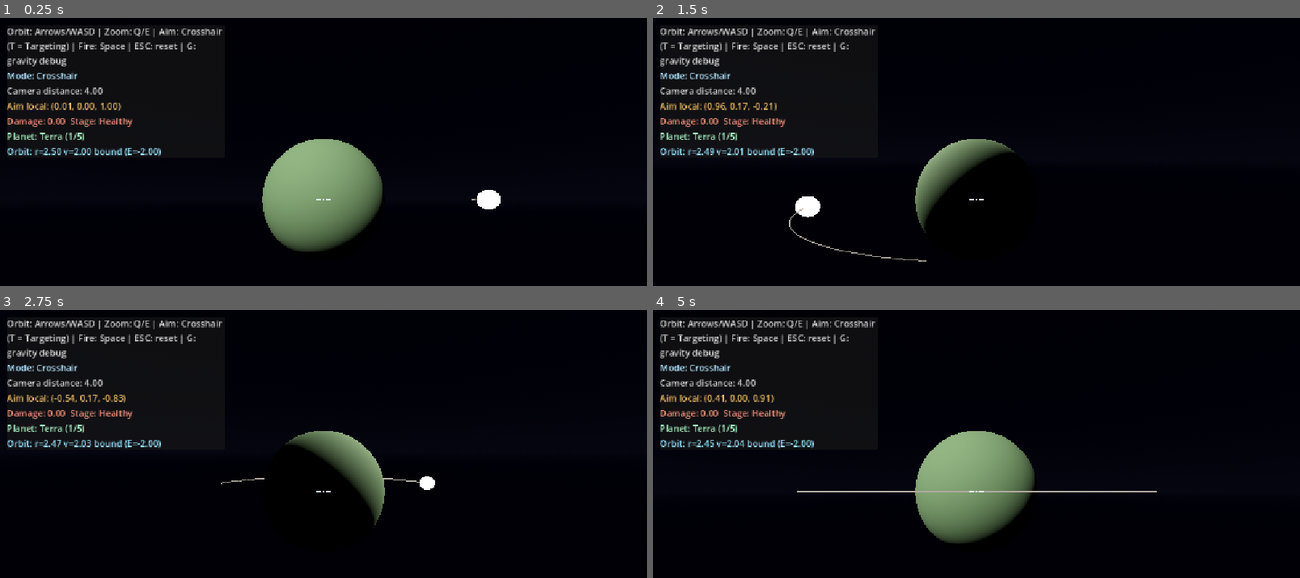
Above: before the commit, frames 1-4 (two rows, left to right).
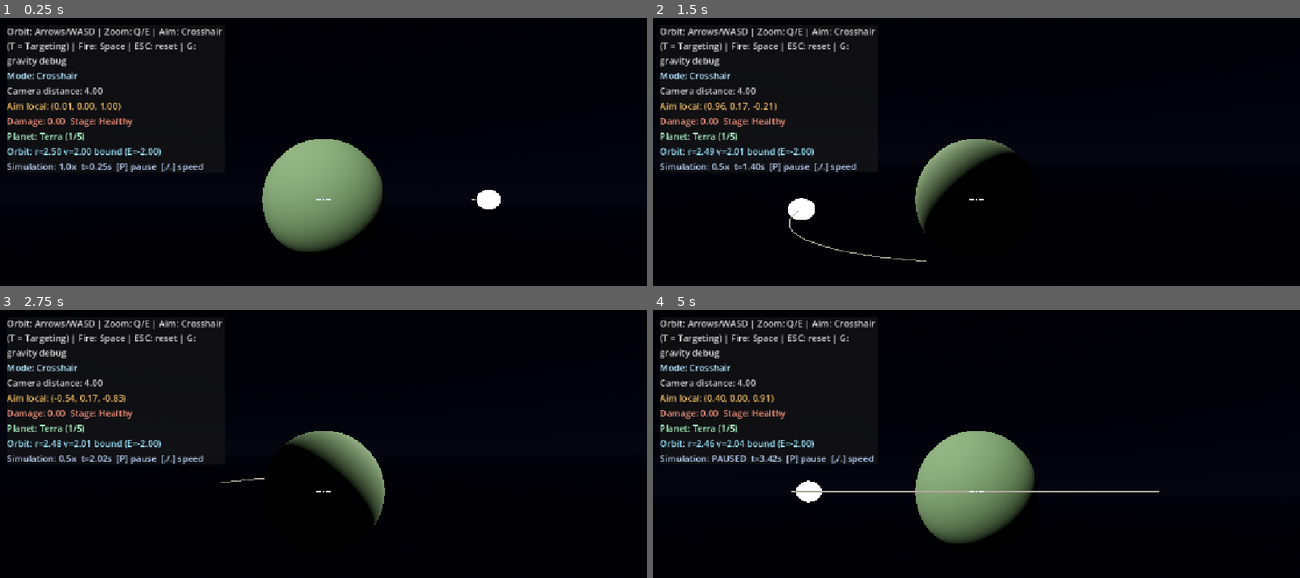
Above: after the commit, the same moments.

Repository: aquatticrose/planetary-destruction
Game: Godot game, scene res://scenes/main/Main.tscn
Same seed, same stepped clock (60 frames per second), same inputs: the game is played once before the commit and once after it. Sound files missing from this copy of the repository are replaced by a short silence.
Inputs:
- Up to frame 1 (0.25 s): no input
- Up to frame 2 (1.5 s): hold Right (orbit_right) 0.53-1.28 s; tap S (aim_down) at 0.6 s; hold , (simulation_speed_down, bound only after the commit) from 1.28 s (still down); tap A (aim_left) at 1.35 s
- Up to frame 3 (2.75 s): release , (simulation_speed_down, bound only after the commit) at 2.03 s; hold Right (orbit_right) from 2.03 s (still down); tap D (aim_right) at 2.1 s
- Up to frame 4 (5 s): release Right (orbit_right) at 2.78 s; hold . (simulation_speed_up, bound only after the commit) 2.78-3.53 s; tap W (aim_up) at 2.85 s; hold Left (orbit_left) from 3.53 s (still down); tap Q (camera_zoom_in) at 3.6 s; tap P (toggle_simulation_pause, bound only after the commit) at 4.15 s; tap E (camera_zoom_out) at 4.35 s

The runs differ from the first frame. In frame 1, 0.5% of the frame differs, in the area x 1-32%, y 53-58%; in frame 2, 0.7%; in frame 3, 0.7%; in frame 4, 0.8%, in the area x 1-79%, y 31-72%.

Commit message:
feat: add phase 9 simulation clock

Diff:
--- a/project.godot
+++ b/project.godot
@@ -142,6 +142,21 @@
 "events": [Object(InputEventKey,"resource_local_to_scene":false,"resource_name":"","device":-1,"window_id":0,"alt_press …(191 unchanged characters)…
 ]
 }
+toggle_simulation_pause={
+"deadzone": 0.5,
+"events": [Object(InputEventKey,"resource_local_to_scene":false,"resource_name":"","device":-1,"window_id":0,"alt_pressed":false,"shift_pressed":false,"ctrl_pressed":false,"meta_pressed":false,"pressed":false,"keycode":0,"physical_keycode":80,"key_label":0,"unicode":112,"location":0,"echo":false,"script":null)
+]
+}
+simulation_speed_down={
+"deadzone": 0.5,
+"events": [Object(InputEventKey,"resource_local_to_scene":false,"resource_name":"","device":-1,"window_id":0,"alt_pressed":false,"shift_pressed":false,"ctrl_pressed":false,"meta_pressed":false,"pressed":false,"keycode":0,"physical_keycode":44,"key_label":0,"unicode":44,"location":0,"echo":false,"script":null)
+]
+}
+simulation_speed_up={
+"deadzone": 0.5,
+"events": [Object(InputEventKey,"resource_local_to_scene":false,"resource_name":"","device":-1,"window_id":0,"alt_pressed":false,"shift_pressed":false,"ctrl_pressed":false,"meta_pressed":false,"pressed":false,"keycode":0,"physical_keycode":46,"key_label":0,"unicode":46,"location":0,"echo":false,"script":null)
+]
+}
 
 [physics]
 
--- a/scenes/main/Main.tscn
+++ b/scenes/main/Main.tscn
@@ -27,6 +27,7 @@
 [ext_resource type="Script" path="res://scripts/simulation/gravity_debug_draw.gd" id="25_gdraw"]
 [ext_resource type="Script" path="res://scripts/simulation/orbit_system.gd" id="26_orbit"]
 [ext_resource type="Script" path="res://scripts/simulation/trajectory_trail.gd" id="27_trail"]
+[ext_resource type="Script" path="res://scripts/simulation/simulation_clock.gd" id="28_clock"]
 
 [sub_resource type="ProceduralSkyMaterial" id="ProceduralSkyMaterial_space"]
 sky_top_color = Color(0.02,0.02,0.04,1.0)
@@ -51,8 +52,12 @@
 [node name="Simulation" type="Node" parent="."]
 script = ExtResource("23_sim")
 
+[node name="SimulationClock" type="Node" parent="."]
+script = ExtResource("28_clock")
+
 [node name="Gravity" type="Node" parent="."]
 script = ExtResource("24_grav")
+simulation_clock_path = NodePath("../SimulationClock")
 
 [node name="GravityDebug" type="Node3D" parent="."]
 script = ExtResource("25_gdraw")
@@ -140,6 +145,7 @@
 damage_path = NodePath("../../Planet/DamageSystem")
 selector_path = NodePath("../../PlanetSelector")
 orbit_system_path = NodePath("../../OrbitSystem")
+simulation_clock_path = NodePath("../../SimulationClock")
 
 [node name="Panel" type="PanelContainer" parent="UI/Overlay"]
 offset_left = 12.0
@@ -184,3 +190,8 @@
 unique_name_in_owner = true
 text = "Orbit: -"
 modulate = Color(0.6,0.9,1.0,1.0)
+
+[node name="SimulationLabel" type="Label" parent="UI/Overlay/Panel/VBox"]
+unique_name_in_owner = true
+text = "Simulation: 1x"
+modulate = Color(0.75,0.85,1.0,1.0)
--- a/scripts/simulation/gravity_simulation.gd
+++ b/scripts/simulation/gravity_simulation.gd
@@ -18,6 +18,7 @@
 ## it becomes a bottleneck. Do NOT optimise prematurely for the current scale.
 
 @export var enabled : bool = true
+@export var simulation_clock_path : NodePath
 ## Gameplay-scaled gravitational constant (mass in Earth masses, distance in
 ## scene units). Tuned so test bodies fall visibly fast at radius ~3-6.
 @export var gravity_constant : float = 10.0
@@ -29,7 +30,7 @@
 ## at this constant rate regardless of render frame rate for deterministic orbits.
 @export var fixed_timestep : float = 1.0 / 120.0
 ## Max simulation steps processed per render frame (spiral-of-death guard).
-@export var max_steps_per_frame : int = 8
+@export var max_steps_per_frame : int = 32
 ## Merge overlapping bodies into the more massive one.
 @export var merge_on_collision : bool = true
 ## Debug: draw gravity vectors + log force values (toggled with G in game).
@@ -37,11 +38,14 @@
 @export var debug_log_interval : float = 1.0
 
 var _manager : Node
+var _clock : Node
 var _accumulator : float = 0.0
 var _log_timer : float = 0.0
 
 
 func _physics_process(delta : float) -> void:
+	if _clock == null:
+		_clock = get_node_or_null(simulation_clock_path)
 	if _manager == null:
 		_manager = get_tree().get_first_node_in_group(SimulationManager.GROUP_NAME)
 		if _manager == null:
@@ -50,11 +54,13 @@
 		return
 	# Accumulate render delta and advance the simulation in fixed steps so the
 	# result is deterministic and independent of frame rate.
-	_accumulator += delta
+	_accumulator += _clock.scaled_delta(delta) if _clock != null else delta
 	var steps := 0
 	while _accumulator >= fixed_timestep and steps < max_steps_per_frame:
 		_step(fixed_timestep)
 		_accumulator -= fixed_timestep
+		if _clock != null:
+			_clock.advance(fixed_timestep)
 		steps += 1
 	# Drop excess backlog to avoid a spiral of death after a long stall.
 	if _accumulator > fixed_timestep * max_steps_per_frame:
--- /dev/null
+++ b/scripts/simulation/simulation_clock.gd
@@ -0,0 +1,51 @@
+class_name SimulationClock
+extends Node
+## Phase 9: the sole authority for simulation time. Presentation and input
+## always use real engine time; GravitySimulation asks this clock how much
+## simulation time to accumulate and reports each completed fixed step back.
+
+signal pause_changed(is_paused: bool)
+signal speed_changed(multiplier: float)
+
+const SPEEDS: Array[float] = [0.25, 0.5, 1.0, 2.0, 5.0, 10.0]
+
+@export var speed_index: int = 2
+var paused: bool = false
+var elapsed_simulation_time: float = 0.0
+
+
+func _ready() -> void:
+	speed_index = clampi(speed_index, 0, SPEEDS.size() - 1)
+
+
+func scaled_delta(real_delta: float) -> float:
+	return 0.0 if paused else real_delta * get_speed_multiplier()
+
+
+func advance(completed_simulation_delta: float) -> void:
+	elapsed_simulation_time += completed_simulation_delta
+
+
+func get_speed_multiplier() -> float:
+	return SPEEDS[speed_index]
+
+
+func toggle_pause() -> void:
+	paused = not paused
+	pause_changed.emit(paused)
+
+
+func change_speed(direction: int) -> void:
+	var old_index := speed_index
+	speed_index = clampi(speed_index + signi(direction), 0, SPEEDS.size() - 1)
+	if speed_index != old_index:
+		speed_changed.emit(get_speed_multiplier())
+
+
+func _unhandled_input(event: InputEvent) -> void:
+	if event.is_action_pressed("toggle_simulation_pause"):
+		toggle_pause()
+	elif event.is_action_pressed("simulation_speed_down"):
+		change_speed(-1)
+	elif event.is_action_pressed("simulation_speed_up"):
+		change_speed(1)
--- a/scripts/ui/overlay.gd
+++ b/scripts/ui/overlay.gd
@@ -12,6 +12,7 @@
 @export var selector_path : NodePath
 ## Phase 8: orbit system, for the orbital-diagnostics readout.
 @export var orbit_system_path : NodePath
+@export var simulation_clock_path : NodePath
 
 const MODE_NAMES : Array[String] = ["Crosshair", "Targeting"]
 const STAGE_NAMES : Array[String] = ["Healthy", "Damaged", "Cracked", "Critical"]
@@ -22,6 +23,7 @@
 @onready var _damage_label : Label = %DamageLabel
 @onready var _preset_label : Label = %PresetLabel
 @onready var _orbit_label : Label = %OrbitLabel
+@onready var _simulation_label : Label = %SimulationLabel
 
 var _camera : Camera3D
 var _planet : Node3D
@@ -30,6 +32,7 @@
 var _damage : Node
 var _selector : Node
 var _orbit_system : OrbitSystem
+var _simulation_clock : Node
 
 
 func _ready() -> void:
@@ -40,6 +43,7 @@
 	_damage = get_node_or_null(damage_path)
 	_selector = get_node_or_null(selector_path)
 	_orbit_system = get_node_or_null(orbit_system_path) as OrbitSystem
+	_simulation_clock = get_node_or_null(simulation_clock_path)
 
 
 func _process(_delta : float) -> void:
@@ -72,6 +76,9 @@
 			_orbit_label.visible = true
 		else:
 			_orbit_label.visible = false
+	if _simulation_clock != null:
+		var state := "PAUSED" if _simulation_clock.paused else "%sx" % str(_simulation_clock.get_speed_multiplier())
+		_simulation_label.text = "Simulation: %s  t=%.2fs  [P] pause  [,/.] speed" % [state, _simulation_clock.elapsed_simulation_time]
 
 
 func _mode_name(mode : int) -> String:
Not shown: 1 places in scenes/main/Main.tscn that only renumber resources
Not shown, changed: CHANGELOG.md
